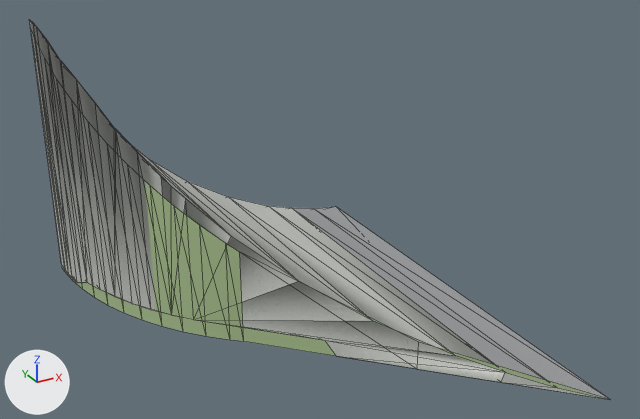
The glTF model public/katalog/modelle/cross-ramp-150r.gltf: old version first, new version second.
Both versions are drawn from a camera (50 mm lens) standing at (-1.829, -3.532, 2.394) and looking at (0.075, -0.071, 0.663). The axes (+X, +Y, +Z) are drawn at lower left. The lights are the same throughout. The picture after the commit comes second. Mesh edges are drawn as thin lines. Vertices at exactly the same position are counted once.

In view in the first picture: 'SK1231_Cross-Ramp_150R.001'.
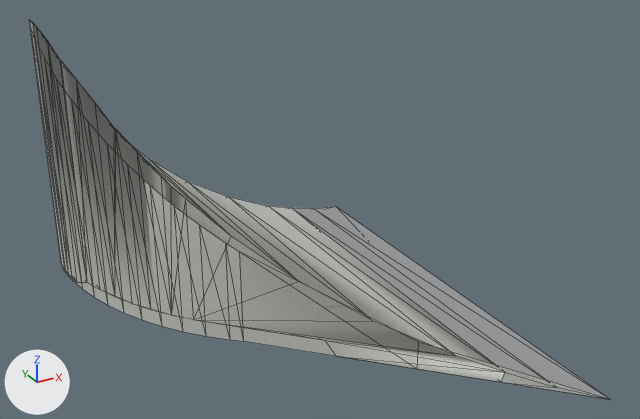
The edits, one by one:
me_sk1231_cross_ramp_150r_001 has 81 vertices, 131 faces and spans x -0.92..0.92, y -1.25..1.25, z 0.0..1.45.
me_sk1231_cross_ramp_150r_001 is used by ob_sk1231_cross_ramp_150r_001; location (0.0, 0.0, 0.0).
Part 1, on me_sk1231_cross_ramp_150r_001:
Vertex 31 of me_sk1231_cross_ramp_150r_001 moves from (0.75, -1.08, 0.02) at pixel (557, 387) to (0.92, -1.25, 0.0) at pixel (610, 399).
Vertex 32 of me_sk1231_cross_ramp_150r_001 moves from (0.92, -1.25, 0.0) at pixel (610, 399) to (0.75, -1.08, 0.02) at pixel (557, 387).
Vertex 50 of me_sk1231_cross_ramp_150r_001 moves from (0.3, -0.62, 0.0) at pixel (417, 369) to (-0.92, 1.25, 1.4) at pixel (30, 27).
Vertex 51 of me_sk1231_cross_ramp_150r_001 moves from (0.92, -1.25, 0.0) at pixel (610, 399) to (-0.92, 1.19, 1.36) at pixel (34, 37).
Vertex 52 of me_sk1231_cross_ramp_150r_001 moves from (0.3, -0.62, 0.15) at pixel (418, 342) to (-0.92, 1.25, 1.36) at pixel (31, 35).
Part 2, on me_sk1231_cross_ramp_150r_001:
Vertex 53 of me_sk1231_cross_ramp_150r_001 moves from (-0.92, 1.25, 1.4) at pixel (30, 27) to (-0.92, 1.25, 0.0) at pixel (61, 267).
Vertex 54 of me_sk1231_cross_ramp_150r_001 moves from (-0.92, 1.19, 1.36) at pixel (34, 37) to (0.3, -0.62, 0.0) at pixel (417, 369).
Vertex 55 of me_sk1231_cross_ramp_150r_001 moves from (-0.92, 1.19, 0.0) at pixel (64, 271) to (0.3, -0.62, 0.15) at pixel (418, 342).
Vertex 56 of me_sk1231_cross_ramp_150r_001 moves from (-0.92, 1.25, 0.0) at pixel (61, 267) to (-0.92, 1.19, 0.0) at pixel (64, 271).
me_sk1231_cross_ramp_150r_001 part 3: 118 kept faces spanning x -0.92..0.92, y -1.25..1.25, z 0.0..1.45 get new texture (UV) coordinates.
me_sk1231_cross_ramp_150r_001 part 4: 21 faces spanning x -0.92..-0.33, y 0.0..1.25, z 0.0..1.4 switch from mat_farbe (greyish green #adc593) to mat_beton.

Location of each change, (x1, y1, x2, y2) in pixels of the pictures (640 x 419 px; the box of a moved part takes in the faces that stretch with it):
part 1 of me_sk1231_cross_ramp_150r_001, moved or reshaped: before (243, 206, 610, 400); after (292, 206, 609, 399)
part 2 of me_sk1231_cross_ramp_150r_001, moved or reshaped: before (61, 264, 72, 279); after (61, 264, 610, 400)
part 3 of me_sk1231_cross_ramp_150r_001, surface changed: (29, 20, 600, 398) in both
part 4 of me_sk1231_cross_ramp_150r_001, recoloured: before (72, 181, 600, 397); after (72, 181, 243, 341)
